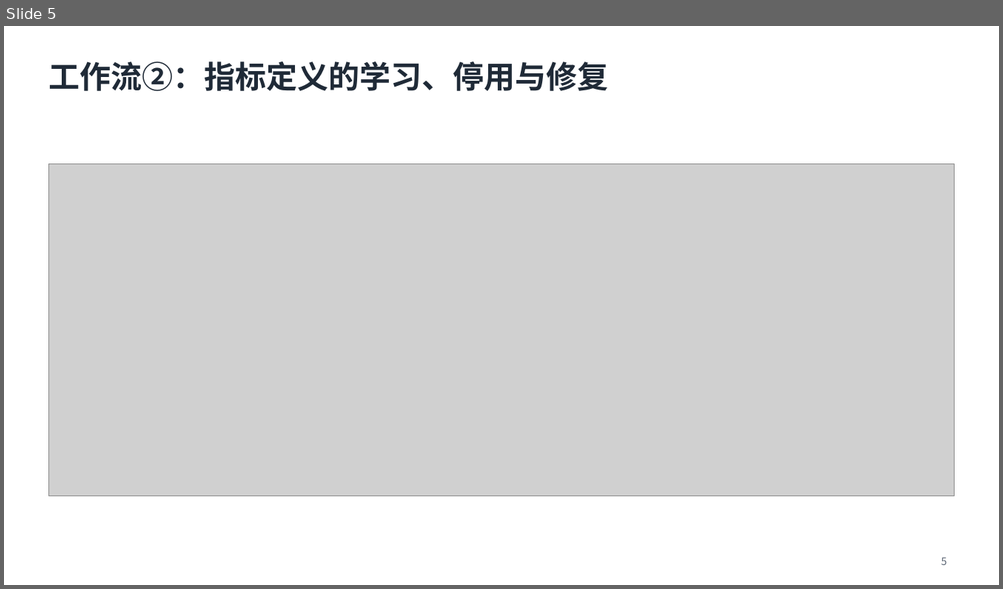
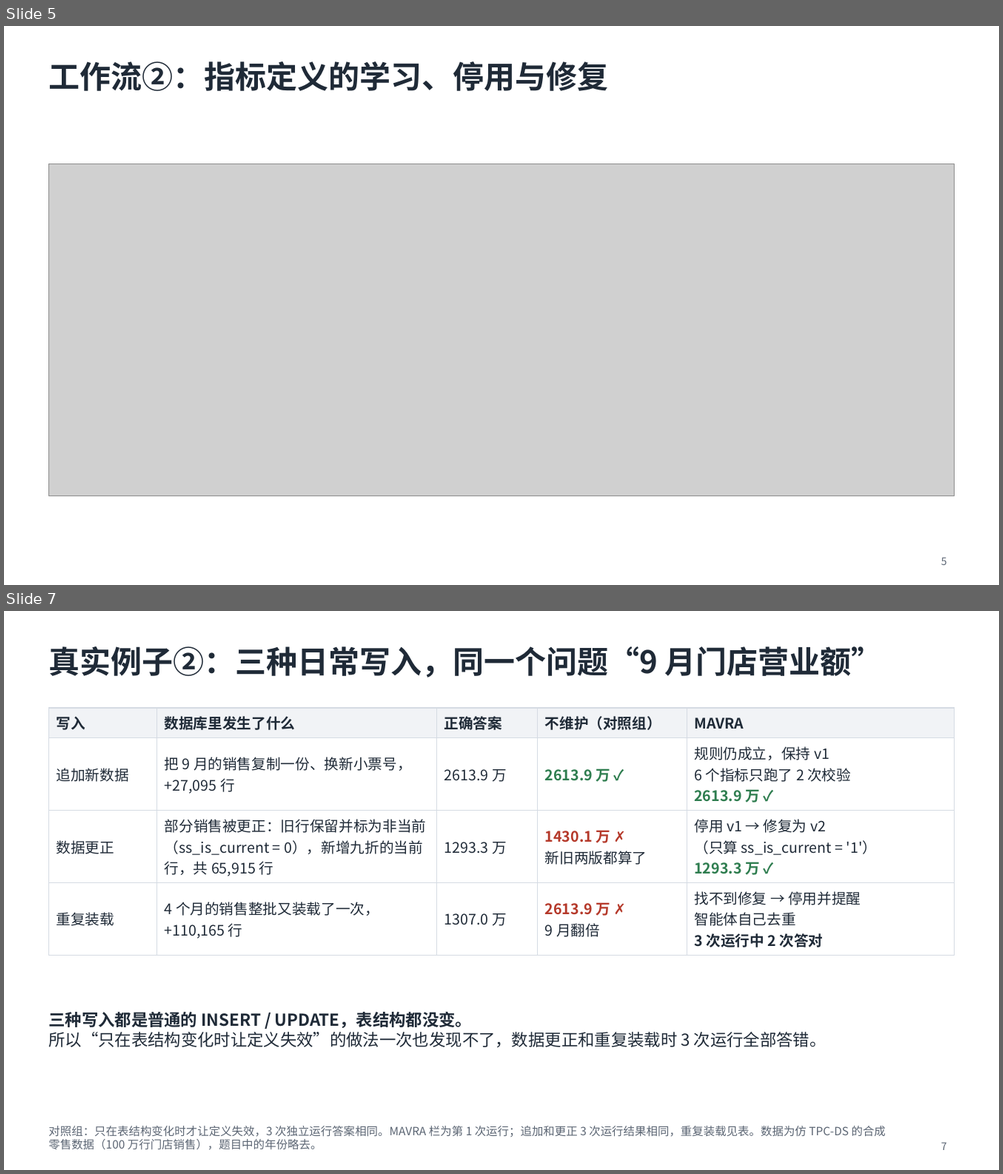
Before and after one commit to mmmttt000045/agent4db-adapter, a slide deck: docs/mavra-system.pptx. Shown one above the other, each under a label of ours: slide 5 before the commit, slides 5 and 7 after it; the slides between them are not shown. The pictures are 1003x589 and 1003x1174 pixels, drawn with LibreOffice and Linux fonts; fonts in the diff are those of the drawing; grey boxes stand for pictures. Boxes give left, top, right and bottom in pixels: in the first picture for what was removed or moved away, otherwise in the second. Text is boxed around its words. In the diff, an @@ line names an element or a change of style, - is before the commit and + after.

```diff
--- a/docs/mavra-system.pptx
+++ b/docs/mavra-system.pptx
@@ slide 7 added at bbox=[4, 611, 999, 1170], background #FFFFFF @@
@@ title added at bbox=[48, 647, 882, 678], 30 pt, text #1F2A37, bold @@
+真实例子②：三种日常写入，同一个问题“9 月门店营业额”
@@ table added at bbox=[48, 708, 954, 951], 4 rows, 5 columns @@
+写入 | 数据库里发生了什么 | 正确答案 | 不维护（对照组） | MAVRA
+追加新数据 | 把 9 月的销售复制一份、换新小票号，+27,095 行 | 2613.9 万 | 2613.9 万 ✓ | 规则仍成立，保持 v1 / 6 个指标只跑了 2 次校验 / 2613.9 万 ✓
+数据更正 | 部分销售被更正：旧行保留并标为非当前（ss_is_current = 0），新增九折的当前行，共 65,915 行 | 1293.3 万 | 1430.1 万 ✗ / 新旧两版都算了 | 停用 v1 → 修复为 v2 / （只算 ss_is_current = '1'） / 1293.3 万 ✓
+重复装载 | 4 个月的销售整批又装载了一次，+110,165 行 | 1307.0 万 | 2613.9 万 ✗ / 9 月翻倍 | 找不到修复 → 停用并提醒 / 智能体自己去重 / 3 次运行中 2 次答对
@@ text added at bbox=[48, 1012, 826, 1048], 16 pt, text #1F2A37 @@
+三种写入都是普通的 INSERT / UPDATE，表结构都没变。
+所以“只在表结构变化时让定义失效”的做法一次也发现不了，数据更正和重复装载时 3 次运行全部答错。
@@ text added at bbox=[48, 1126, 885, 1150], 11 pt, text #5B6573 @@
+对照组：只在表结构变化时才让定义失效，3 次独立运行答案相同。MAVRA 栏为第 1 次运行；追加和更正 3 次运行结果相同，重复装载见表。数据为仿 TPC-DS 的合成零售数据（100 万行门店销售），题目中的年份略去。
@@ page number added at bbox=[941, 1142, 947, 1150], 10 pt, text #5B6573 @@
+7
```
Also in this commit, not shown: 3 slides changed, 3 other slides added, 19 other files.
